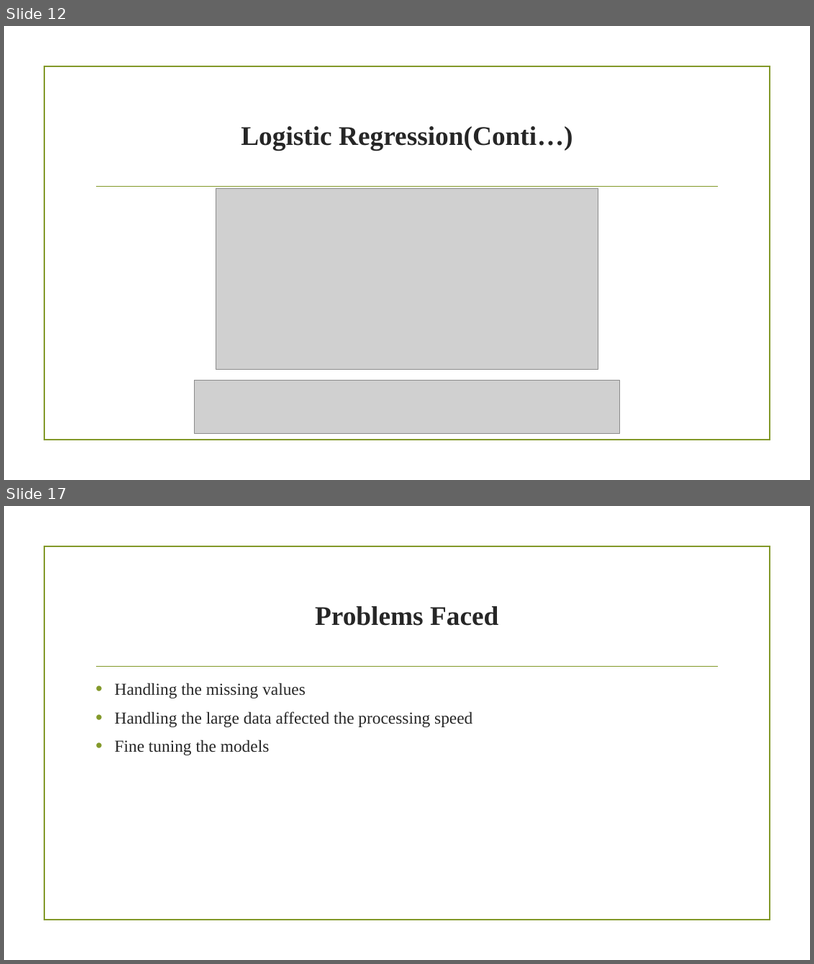
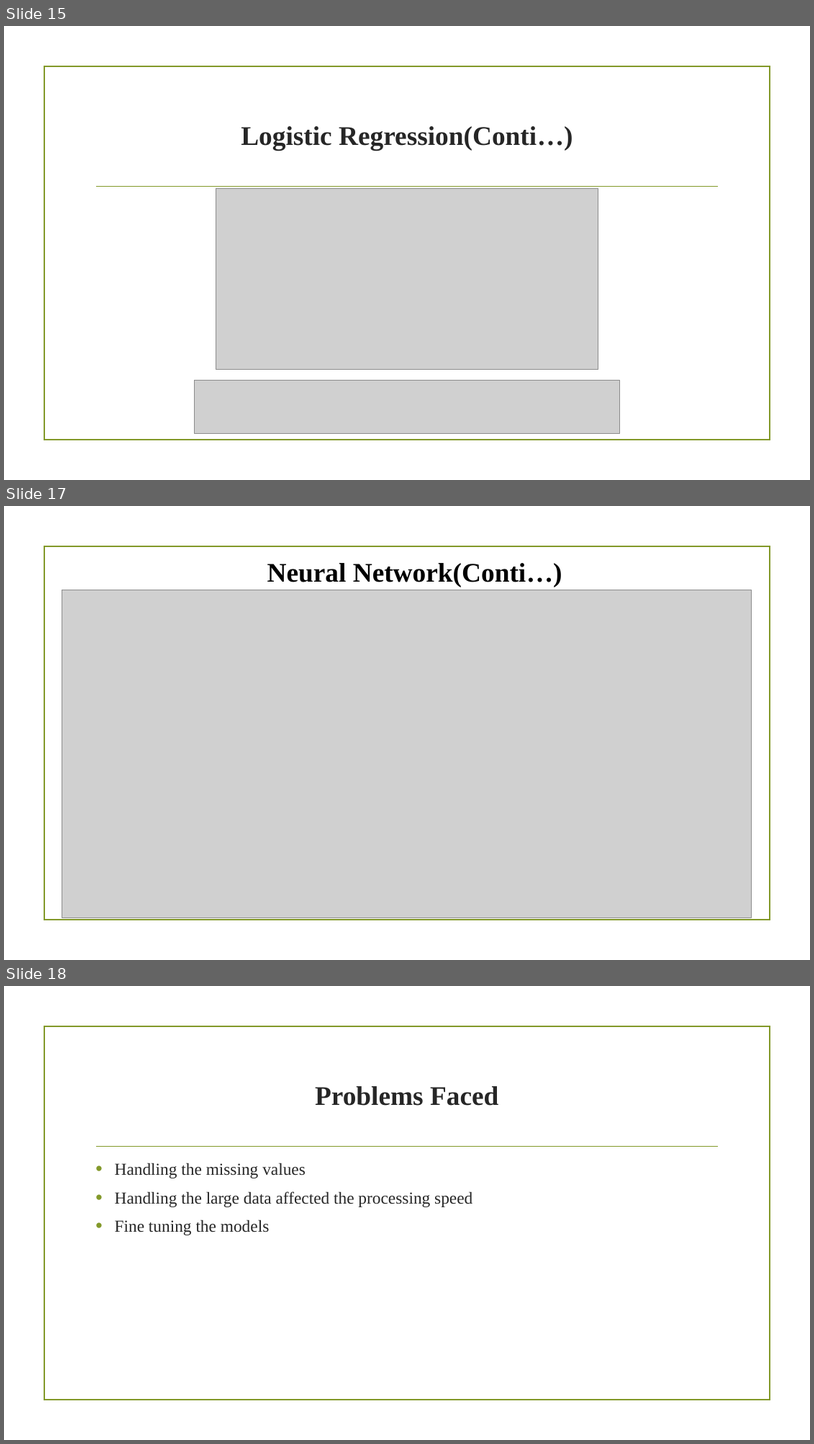
Before and after one commit to mbandam/CS513-KDD, a slide deck: Risk Classification for Prudential.pptx. Shown one above the other, each under a label of ours: slides 12 and 17 before the commit, slides 15, 17 and 18 after it; the slides between them are not shown. The pictures are 814x964 and 814x1444 pixels, drawn with LibreOffice and Linux fonts; fonts in the diff are those of the drawing; grey boxes stand for pictures; background and template pictures are left out. Boxes give left, top, right and bottom in pixels: in the first picture for what was removed or moved away, otherwise in the second. Text is boxed around its words. In the diff, an @@ line names an element or a change of style, - is before the commit and + after.

```diff
--- a/Risk Classification for Prudential.pptx
+++ b/Risk Classification for Prudential.pptx
@@ slide 17 added at [4, 506, 810, 960], background picture (left out); not listed: 1 template element that a slide beside it also shows @@
@@ text added at [268, 563, 563, 587], 32 pt, text #000000, bold @@
+Neural Network(Conti…)
@@ picture added at [62, 590, 751, 917] @@
@@ what was slide 12 is now slide 15 @@
@@ what was slide 17 is now slide 18 @@
```
Also in this commit, not shown: 1 slide changed, 1 other slide added, 1 slide removed.
